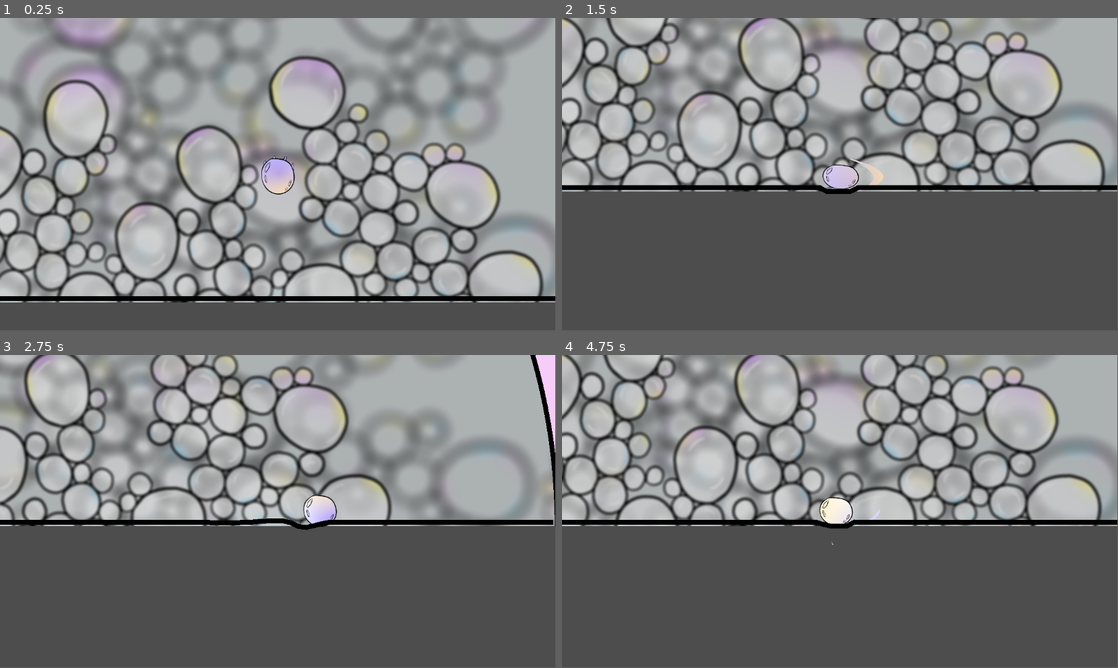
Above: before the commit, frames 1-4 (two rows, left to right).
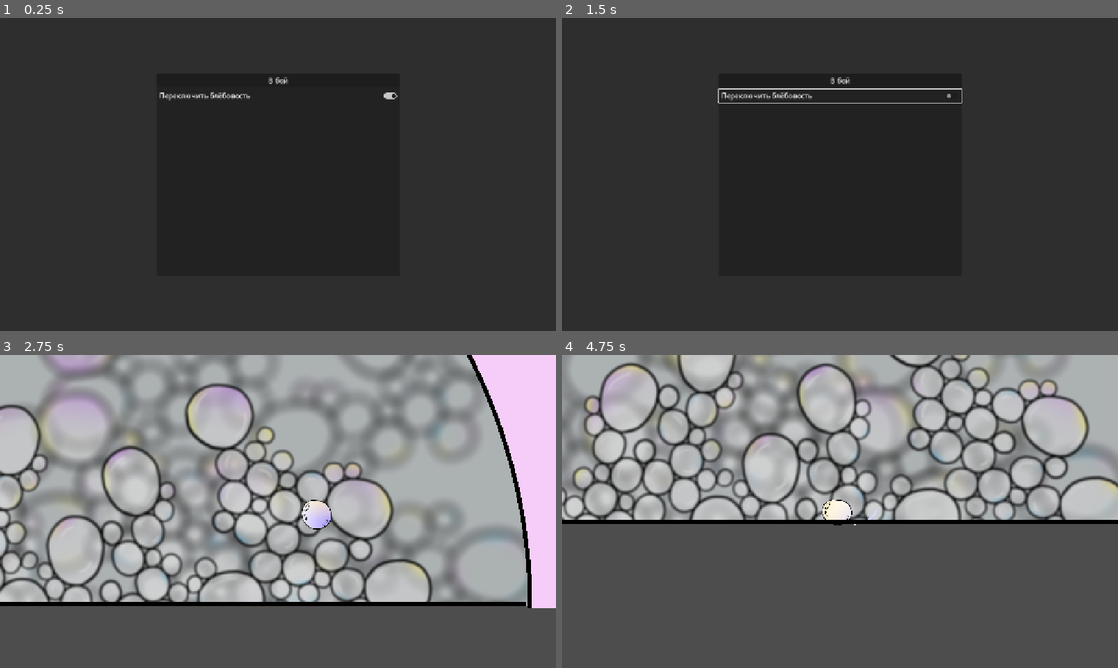
Above: after the commit, the same moments.

Repository: GeoPlayerRu/bubbles
Game: Godot game, scene res://scenes/gui/main_menu.tscn
Same seed, same stepped clock (60 frames per second), same inputs: the game is played once before the commit and once after it. Before the commit the project starts from res://scenes/debug_arena.tscn. Sound files missing from this copy of the repository are replaced by a short silence.
Inputs (mouse positions are in pixels of both pictures, inside the frame that each line leads up to):
- Up to frame 1 (0.25 s): no input
- Up to frame 2 (1.5 s): click (840, 80) at 0.5 s, where only the run after the commit has a clickable "В бой"; click (840, 96) at 1.25 s, where only the run after the commit has a clickable "Переключить блёбовость"
- Up to frame 3 (2.75 s): move the mouse to (400, 495) at 2.02 s; hold D (ch_right) from 2.03 s (still down); tap Shift (ch_dash) at 2.1 s; click (400, 495) at 2.17 s; tap Space (ch_jump) at 2.27 s
- Up to frame 4 (4.75 s): release D (ch_right) at 2.75 s; drag from (728, 527) to (906, 508) at 2.77 s; move the mouse to (895, 442) at 3.52 s; hold A (ch_left) 3.53-4.25 s; tap Shift (ch_dash) at 3.6 s; drag from (812, 574) to (795, 489) at 4.27 s
In our replay, the window is 799x449 before the commit and 800x450 after it. These sizes can differ from the game's own. Grey fills any space a smaller window leaves; there, only what the larger window draws over its background counts as a difference.

The runs differ from the first frame. In frame 1, 97% of the frame differs, in the area x 0-100%, y 0-100%; in frame 2, 97%; in frame 3, 56%; in frame 4, 32%.

Commit message:
audio service and attack fix

Diff:
--- a/project.godot
+++ b/project.godot
@@ -11,9 +11,20 @@
 [application]
 
 config/name="Snegzim Bubble GJ"
-run/main_scene="uid://cs5xpmqy6j3bv"
+run/main_scene="uid://da8ugb1qr2mkt"
 config/features=PackedStringArray("4.4", "Forward Plus")
 config/icon="res://sprites/icon.svg"
+
+[autoload]
+
+AudioService="*res://scripts/globals/audio_service.gd"
+GlobalVariables="*res://scripts/globals/global_variables.gd"
+
+[display]
+
+window/size/viewport_width=1280
+window/size/viewport_height=720
+window/stretch/mode="canvas_items"
 
 [editor]
 
--- a/scenes/debug_arena.tscn
+++ b/scenes/debug_arena.tscn
@@ -24,9 +24,9 @@
 [node name="debug_arena" type="Node2D"]
 
 [node name="Background" parent="." instance=ExtResource("1_5ctbd")]
-offset = Vector2(196, -540)
+offset = Vector2(314.235, -544.87)
 scale = Vector2(2, 2)
-transform = Transform2D(2, 0, 0, 2, 196, -540)
+transform = Transform2D(2, 0, 0, 2, 314.235, -544.87)
 
 [node name="PlayerCharacter" parent="." instance=ExtResource("1_3sxe6")]
 position = Vector2(755, -479)
--- /dev/null
+++ b/scenes/gui/main_menu.tscn
@@ -0,0 +1,44 @@
+[gd_scene load_steps=5 format=3 uid="uid://da8ugb1qr2mkt"]
+
+[ext_resource type="Script" uid="uid://drytwd0axke2j" path="res://scripts/gui/main_menu/play_button.gd" id="1_jl0ue"]
+[ext_resource type="Script" uid="uid://q3i2t1t3p47v" path="res://scripts/globals/audio_service_provider.gd" id="1_xbu81"]
+[ext_resource type="Script" uid="uid://loa0mj3ymi0p" path="res://scripts/gui/main_menu/jiggle_button.gd" id="2_yx4et"]
+
+[sub_resource type="GDScript" id="GDScript_yx4et"]
+script/source = "extends Node
+"
+
+[node name="MainMenu" type="PanelContainer"]
+anchors_preset = 15
+anchor_right = 1.0
+anchor_bottom = 1.0
+grow_horizontal = 2
+grow_vertical = 2
+
+[node name="MarginContainer" type="MarginContainer" parent="."]
+layout_mode = 2
+theme_override_constants/margin_left = 360
+theme_override_constants/margin_top = 128
+theme_override_constants/margin_right = 360
+theme_override_constants/margin_bottom = 128
+script = SubResource("GDScript_yx4et")
+
+[node name="PanelContainer" type="PanelContainer" parent="MarginContainer"]
+layout_mode = 2
+
+[node name="VBoxContainer" type="VBoxContainer" parent="MarginContainer/PanelContainer"]
+layout_mode = 2
+
+[node name="PlayButton" type="Button" parent="MarginContainer/PanelContainer/VBoxContainer"]
+layout_mode = 2
+text = "В бой"
+script = ExtResource("1_jl0ue")
+
+[node name="JiggleButton" type="CheckButton" parent="MarginContainer/PanelContainer/VBoxContainer"]
+layout_mode = 2
+button_pressed = true
+text = "Переключить блёбовость"
+script = ExtResource("2_yx4et")
+
+[node name="AudioProvider" type="Node" parent="."]
+script = ExtResource("1_xbu81")
--- a/scenes/player_character.tscn
+++ b/scenes/player_character.tscn
@@ -104,19 +104,19 @@
 tracks/2/type = "value"
 tracks/2/imported = false
 tracks/2/enabled = true
-tracks/2/path = NodePath("RightHitbox:monitoring")
+tracks/2/path = NodePath("DownHitbox:monitoring")
 tracks/2/interp = 1
 tracks/2/loop_wrap = true
 tracks/2/keys = {
 "times": PackedFloat32Array(0),
 "transitions": PackedFloat32Array(1),
 "update": 1,
-"values": [true]
+"values": [false]
 }
 tracks/3/type = "value"
 tracks/3/imported = false
 tracks/3/enabled = true
-tracks/3/path = NodePath("UpHitbox:monitoring")
+tracks/3/path = NodePath("LeftHitbox:monitoring")
 tracks/3/interp = 1
 tracks/3/loop_wrap = true
 tracks/3/keys = {
@@ -128,7 +128,7 @@
 tracks/4/type = "value"
 tracks/4/imported = false
 tracks/4/enabled = true
-tracks/4/path = NodePath("LeftHitbox:monitoring")
+tracks/4/path = NodePath("RightHitbox:monitoring")
 tracks/4/interp = 1
 tracks/4/loop_wrap = true
 tracks/4/keys = {
@@ -140,7 +140,7 @@
 tracks/5/type = "value"
 tracks/5/imported = false
 tracks/5/enabled = true
-tracks/5/path = NodePath("DownHitbox:monitoring")
+tracks/5/path = NodePath("UpHitbox:monitoring")
 tracks/5/interp = 1
 tracks/5/loop_wrap = true
 tracks/5/keys = {
@@ -166,6 +166,18 @@
 "update": 1,
 "values": [ExtResource("24_oi1jg"), ExtResource("25_pkxds"), ExtResource("26_b8kkg"), ExtResource("27_6rdx2"), ExtResource("28_oi8fm")]
 }
+tracks/1/type = "value"
+tracks/1/imported = false
+tracks/1/enabled = true
+tracks/1/path = NodePath("Sprite2D:offset")
+tracks/1/interp = 1
+tracks/1/loop_wrap = true
+tracks/1/keys = {
+"times": PackedFloat32Array(0),
+"transitions": PackedFloat32Array(1),
+"update": 0,
+"values": [Vector2(0, 0)]
+}
 
 [sub_resource type="Animation" id="Animation_hmtb3"]
 resource_name = "fall"
@@ -182,6 +194,18 @@
 "transitions": PackedFloat32Array(1, 1, 1, 1, 1, 1),
 "update": 1,
 "values": [ExtResource("8_joi77"), ExtResource("10_xc70a"), ExtResource("9_br6ma"), ExtResource("12_qwq0k"), ExtResource("11_2w5w8"), ExtResource("13_eomf4")]
+}
+tracks/1/type = "value"
+tracks/1/imported = false
+tracks/1/enabled = true
+tracks/1/path = NodePath("Sprite2D:offset")
+tracks/1/interp = 1
+tracks/1/loop_wrap = true
+tracks/1/keys = {
+"times": PackedFloat32Array(0),
+"transitions": PackedFloat32Array(1),
+"update": 0,
+"values": [Vector2(0, 0)]
 }
 
 [sub_resource type="Animation" id="Animation_65uv7"]
@@ -201,6 +225,18 @@
 "update": 1,
 "values": [ExtResource("15_epvei"), ExtResource("15_nos2o"), ExtResource("14_8vkra")]
 }
+tracks/1/type = "value"
+tracks/1/imported = false
+tracks/1/enabled = true
+tracks/1/path = NodePath("Sprite2D:offset")
+tracks/1/interp = 1
+tracks/1/loop_wrap = true
+tracks/1/keys = {
+"times": PackedFloat32Array(0),
+"transitions": PackedFloat32Array(1),
+"update": 0,
+"values": [Vector2(0, 0)]
+}
 
 [sub_resource type="Animation" id="Animation_d6jif"]
 resource_name = "grounding"
@@ -218,6 +254,18 @@
 "update": 1,
 "values": [ExtResource("17_66bo7"), ExtResource("18_0n276"), ExtResource("19_dpr6s"), ExtResource("20_gyyv3"), ExtResource("21_kwd2h"), ExtResource("22_vjh3r"), ExtResource("23_1hs58")]
 }
+tracks/1/type = "value"
+tracks/1/imported = false
+tracks/1/enabled = true
+tracks/1/path = NodePath("Sprite2D:offset")
+tracks/1/interp = 1
+tracks/1/loop_wrap = true
+tracks/1/keys = {
+"times": PackedFloat32Array(0),
+"transitions": PackedFloat32Array(1),
+"update": 0,
+"values": [Vector2(0, 0)]
+}
 
 [sub_resource type="Animation" id="Animation_73yxw"]
 resource_name = "hit_down"
@@ -242,10 +290,10 @@
 tracks/1/interp = 1
 tracks/1/loop_wrap = true
 tracks/1/keys = {
-"times": PackedFloat32Array(0, 0.6),
-"transitions": PackedFloat32Array(1, 1),
-"update": 1,
-"values": [Vector2(17.46, 20.605), Vector2(0, 0)]
+"times": PackedFloat32Array(0),
+"transitions": PackedFloat32Array(1),
+"update": 1,
+"values": [Vector2(17.46, 20.605)]
 }
 tracks/2/type = "value"
 tracks/2/imported = false
@@ -283,10 +331,10 @@
 tracks/1/interp = 1
 tracks/1/loop_wrap = true
 tracks/1/keys = {
-"times": PackedFloat32Array(0, 0.6),
-"transitions": PackedFloat32Array(1, 1),
-"update": 1,
-"values": [Vector2(5.085, 20.605), Vector2(0, 0)]
+"times": PackedFloat32Array(0),
+"transitions": PackedFloat32Array(1),
+"update": 1,
+"values": [Vector2(5.085, 20.605)]
 }
 tracks/2/type = "value"
 tracks/2/imported = false
@@ -295,7 +343,7 @@
 tracks/2/interp = 1
 tracks/2/loop_wrap = true
 tracks/2/keys = {
-"times": PackedFloat32Array(0, 0.1, 0.2, 0.3),
+"times": PackedFloat32Array(0, 0.0982109, 0.198211, 0.3),
 "transitions": PackedFloat32Array(1, 1, 1, 1),
 "update": 1,
 "values": [false, true, true, false]
@@ -324,10 +372,10 @@
 tracks/1/interp = 1
 tracks/1/loop_wrap = true
 tracks/1/keys = {
-"times": PackedFloat32Array(0, 0.6),
-"transitions": PackedFloat32Array(1, 1),
-"update": 1,
-"values": [Vector2(5.085, 20.605), Vector2(0, 0)]
+"times": PackedFloat32Array(0),
+"transitions": PackedFloat32Array(1),
+"update": 1,
+"values": [Vector2(5.085, 20.605)]
 }
 tracks/2/type = "value"
 tracks/2/imported = false
@@ -365,10 +413,10 @@
 tracks/1/interp = 1
 tracks/1/loop_wrap = true
 tracks/1/keys = {
-"times": PackedFloat32Array(0, 0.6),
-"transitions": PackedFloat32Array(1, 1),
-"update": 1,
-"values": [Vector2(17.46, 20.605), Vector2(0, 0)]
+"times": PackedFloat32Array(0),
+"transitions": PackedFloat32Array(1),
+"update": 1,
+"values": [Vector2(17.46, 20.605)]
 }
 tracks/2/type = "value"
 tracks/2/imported = false
@@ -400,6 +448,18 @@
 "update": 1,
 "values": [ExtResource("2_2vmgx"), ExtResource("3_6unfe"), ExtResource("4_pxja8"), ExtResource("5_iadup"), ExtResource("6_herhr"), ExtResource("2_2vmgx")]
 }
+tracks/1/type = "value"
+tracks/1/imported = false
+tracks/1/enabled = true
+tracks/1/path = NodePath("Sprite2D:offset")
+tracks/1/interp = 1
+tracks/1/loop_wrap = true
+tracks/1/keys = {
+"times": PackedFloat32Array(0),
+"transitions": PackedFloat32Array(1),
+"update": 0,
+"values": [Vector2(0, 0)]
+}
 
 [sub_resource type="Animation" id="Animation_oi8fm"]
 resource_name = "jump"
@@ -416,6 +476,18 @@
 "transitions": PackedFloat32Array(1, 1, 1, 1, 1),
 "update": 1,
 "values": [ExtResource("27_1hs58"), ExtResource("28_oi1jg"), ExtResource("29_pkxds"), ExtResource("30_b8kkg"), ExtResource("31_6rdx2")]
+}
+tracks/1/type = "value"
+tracks/1/imported = false
+tracks/1/enabled = true
+tracks/1/path = NodePath("Sprite2D:offset")
+tracks/1/interp = 1
+tracks/1/loop_wrap = true
+tracks/1/keys = {
+"times": PackedFloat32Array(0),
+"transitions": PackedFloat32Array(1),
+"update": 0,
+"values": [Vector2(0, 0)]
 }
 
 [sub_resource type="AnimationLibrary" id="AnimationLibrary_c4hvp"]
@@ -617,6 +689,9 @@
 
 [node name="RightHitbox" type="Area2D" parent="."]
 position = Vector2(-90.5, -74.5)
+collision_layer = 0
+collision_mask = 4
+monitoring = false
 
 [node name="CollisionShape2D" type="CollisionShape2D" parent="RightHitbox"]
 position = Vector2(192, 3.5)
@@ -624,6 +699,8 @@
 
 [node name="LeftHitbox" type="Area2D" parent="."]
 position = Vector2(6.5, -157)
+collision_layer = 0
+collision_mask = 4
 monitoring = false
 
 [node name="CollisionShape2D" type="CollisionShape2D" parent="LeftHitbox"]
@@ -631,6 +708,8 @@
 shape = SubResource("RectangleShape2D_t0km8")
 
 [node name="DownHitbox" type="Area2D" parent="."]
+collision_layer = 0
+collision_mask = 4
 monitoring = false
 
 [node name="CollisionShape2D" type="CollisionShape2D" parent="DownHitbox"]
@@ -638,6 +717,8 @@
 shape = SubResource("RectangleShape2D_hi0k7")
 
 [node name="UpHitbox" type="Area2D" parent="."]
+collision_layer = 0
+collision_mask = 4
 monitoring = false
 
 [node name="CollisionShape2D" type="CollisionShape2D" parent="UpHitbox"]
@@ -647,3 +728,7 @@
 [connection signal="timeout" from="StateMachine/OffwallJump/OffWallTimer" to="StateMachine/OffwallJump" method="_on_off_wall_timer_timeout"]
 [connection signal="timeout" from="StateMachine/Dash/DashTimer" to="StateMachine/Dash" method="_on_dash_timer_timeout"]
 [connection signal="timeout" from="StateMachine/Attack/AttackTimer" to="StateMachine/Attack" method="_on_attack_timer_timeout"]
+[connection signal="body_entered" from="RightHitbox" to="StateMachine/Attack" method="_on_body_entered"]
+[connection signal="body_entered" from="LeftHitbox" to="StateMachine/Attack" method="_on_body_entered"]
+[connection signal="body_entered" from="DownHitbox" to="StateMachine/Attack" method="_on_body_entered"]
+[connection signal="body_entered" from="UpHitbox" to="StateMachine/Attack" method="_on_body_entered"]
--- a/scripts/bubble/bubble_line.gd
+++ b/scripts/bubble/bubble_line.gd
@@ -5,11 +5,19 @@
 @export_tool_button("Prebake and delete points") var bake = prebake
 
 func _ready() -> void:
+	if Engine.is_editor_hint():
+		return
 	points.clear()
 	for child in get_children():
 		add_point(child.global_position)
+		if not GlobalVariables.toggle_jiggle:
+			child.queue_free()
+	if not GlobalVariables.toggle_jiggle:
+		set_script(null)
 
 func _process(_delta: float) -> void:
+	if Engine.is_editor_hint():
+		return
 	for i in get_point_count():
 		set_point_position(i,get_child(i).global_position)
 
--- /dev/null
+++ b/scripts/globals/audio_service.gd
@@ -0,0 +1,10 @@
+extends Node
+
+static var provider : AudioServiceProvider
+static var provider2d : AudioServiceProvider2D
+
+func play(stream : AudioStream) -> AudioStreamPlayer:
+	return provider.request(stream)
+
+func play2d(stream : AudioStream, position : Vector2) -> AudioStreamPlayer2D:
+	return provider2d.request(stream,position)
--- /dev/null
+++ b/scripts/globals/audio_service_provider.gd
@@ -0,0 +1,16 @@
+extends Node
+
+class_name AudioServiceProvider
+
+func _ready() -> void:
+	AudioService.provider = self
+
+func request(stream : AudioStream) -> AudioStreamPlayer:
+	var player := AudioStreamPlayer.new()
+	player.stream = stream
+	player.finished.connect(player.queue_free)
+
+	get_tree().current_scene.add_child(player)
+	player.play()
+
+	return player
--- /dev/null
+++ b/scripts/globals/audio_service_provider2d.gd
@@ -0,0 +1,16 @@
+extends Node2D
+
+class_name AudioServiceProvider2D
+
+func _ready() -> void:
+	AudioService.provider2d = self
+
+func request(stream : AudioStream, at : Vector2) -> AudioStreamPlayer2D:
+	var player := AudioStreamPlayer2D.new()
+	player.stream = stream
+	player.finished.connect(player.queue_free)
+
+	get_tree().current_scene.add_child(player)
+	player.global_position = at
+	player.play()
+	return player
--- /dev/null
+++ b/scripts/globals/global_variables.gd
@@ -0,0 +1,3 @@
+extends Node
+
+var toggle_jiggle : bool = true
--- /dev/null
+++ b/scripts/gui/main_menu/jiggle_button.gd
@@ -0,0 +1,4 @@
+extends CheckButton
+
+func _toggled(toggled_on: bool) -> void:
+	GlobalVariables.toggle_jiggle = toggled_on
--- /dev/null
+++ b/scripts/gui/main_menu/play_button.gd
@@ -0,0 +1,8 @@
+extends Button
+
+const audio := preload("res://audio/v_boi.mp3")
+const game_scene := preload("res://scenes/debug_arena.tscn")
+
+func _pressed() -> void:
+	await AudioService.play(audio).finished
+	get_tree().change_scene_to_packed(game_scene)
--- a/scripts/player/attack_state.gd
+++ b/scripts/player/attack_state.gd
@@ -9,3 +9,7 @@
 
 func _on_attack_timer_timeout() -> void:
 	tree.transit("Move")
+
+
+func _on_body_entered(body: Node2D) -> void:
+	print(body)
--- a/scripts/player/player_animation_tree.gd
+++ b/scripts/player/player_animation_tree.gd
@@ -23,10 +23,8 @@
 	if state_machine.get_current_state_name() == "Dash" and playback.get_current_node() != 'dash':
 		playback.start('dash')
 
-	if state_machine.get_current_state_name() != "Attack":
+	if state_machine.get_current_state_name() == "Attack" and playback.get_current_node() != 'attack':
 		set('parameters/attack/blend_position',Input.get_vector("ch_left",'ch_right','ch_down','ch_up'))
-
-	if state_machine.get_current_state_name() == "Attack" and playback.get_current_node() != 'attack':
 		playback.start('attack')
 
 
Not shown, added: audio/v_boi.mp3.import
Not shown, added: export_presets.cfg
Not shown, added: scripts/globals/audio_service.gd.uid
Not shown, added: scripts/globals/audio_service_provider.gd.uid
Not shown, added: scripts/globals/audio_service_provider2d.gd.uid
Not shown, added: scripts/globals/global_variables.gd.uid
Not shown, added: scripts/gui/main_menu/jiggle_button.gd.uid
Not shown, added: scripts/gui/main_menu/play_button.gd.uid
Not shown, added: audio/v_boi.mp3
Not shown, added: export/debug.console.exe
Not shown, added: export/debug.exe
